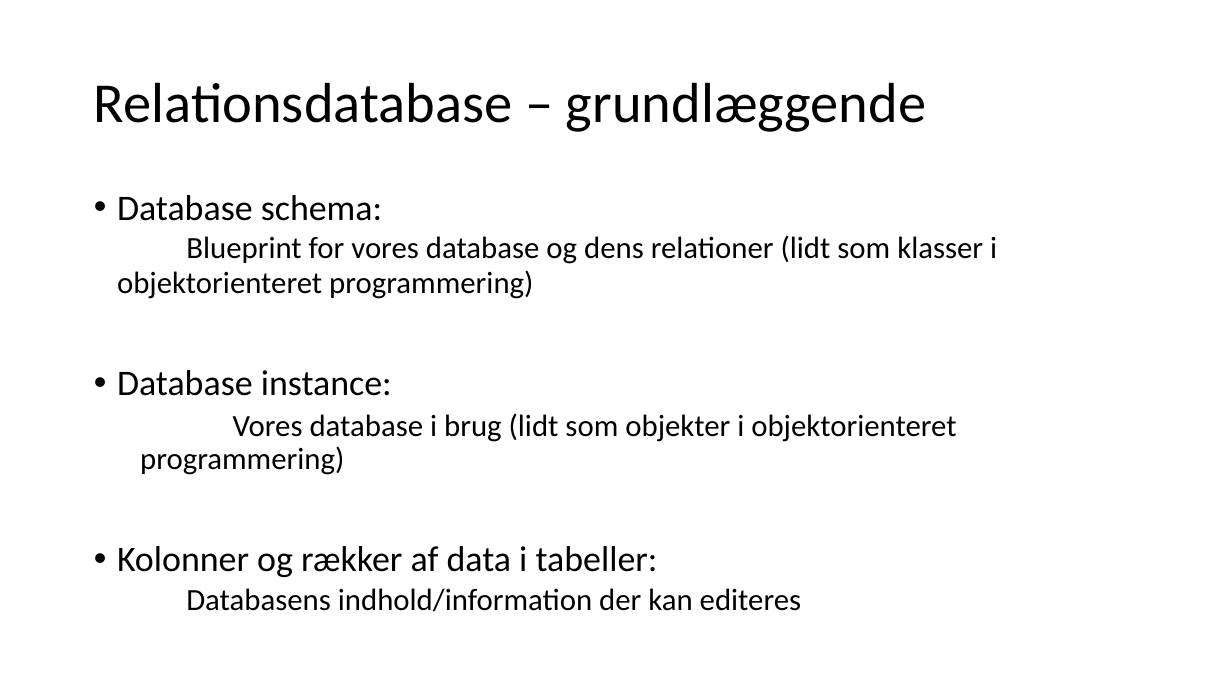
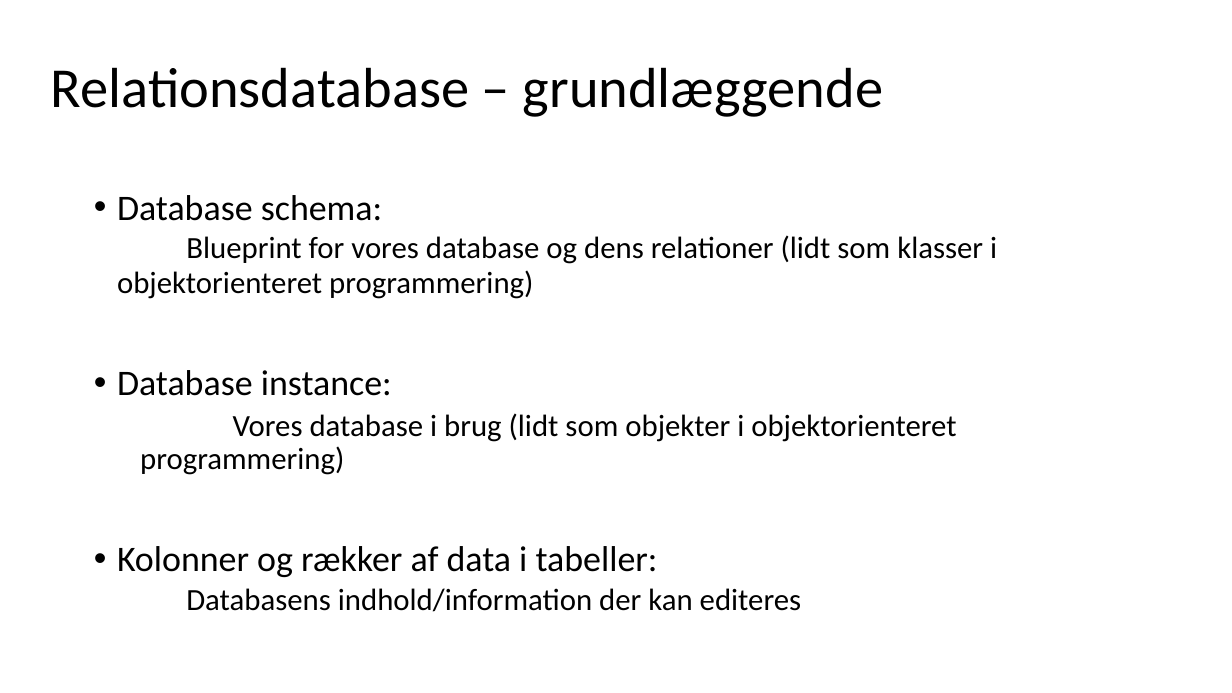
Before and after one commit to digitaltdesignlyngby/digitaltdesignlyngby.github.io, a slide deck: slide 5 of forlob6_database/Intro til databaser DDU 24_25.pptx. Drawn at 1232x693 pixels with LibreOffice and Linux fonts; fonts in the diff are those of the drawing. Boxes give left, top, right and bottom in pixels: in the first picture for what was removed or moved away, otherwise in the second. Text is boxed around its words. In the diff, an @@ line names an element or a change of style, - is before the commit and + after.

```diff
--- a/forlob6_database/Intro til databaser DDU 24_25.pptx
+++ b/forlob6_database/Intro til databaser DDU 24_25.pptx
@@ title "Relationsdatabase – grundlæggende": place and size @@
-title "Relationsdatabase – grundlæggende" at (94,82,926,132)
+title "Relationsdatabase – grundlæggende" at (51,67,883,117)
```
Also in this commit, not shown: 1 other slide changed.
